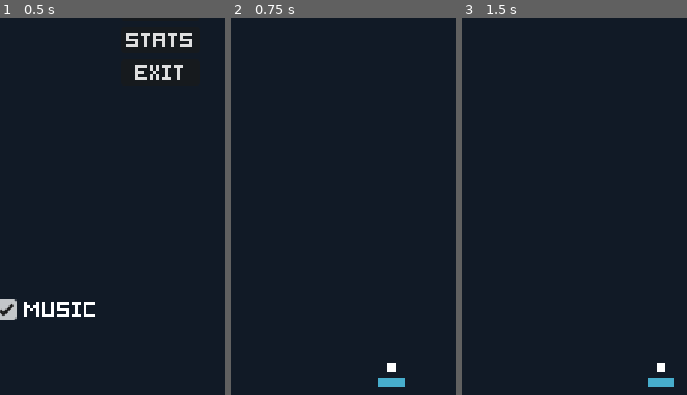
Above: before the commit, frames 1-3 (left to right).
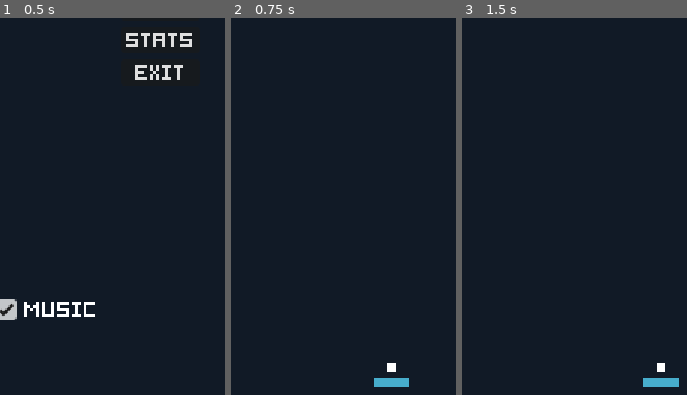
Above: after the commit, the same moments.

Repository: Alexander-Jordan/brick-basher-godot
Game: Godot game, scene res://ui/main_menu/main_menu.tscn
The game is run twice, just before and just after one commit, with the same random seed, the same clock (stepped at 60 frames per second) and the same inputs. Sound files missing from this copy of the repository are replaced by a short silence.
Inputs:
- Up to frame 1 (0.5 s): no input
- Up to frame 2 (0.75 s): click "START" at 0.5 s
- Up to frame 3 (1.5 s): click "RESTART" at 1.25 s
The pictures show only the part of the screen within x 14-64%, y 48-98%; the shares and areas given below are measured in that part.

Frame 1 is identical in both runs. In frame 2, less than 0.1% of the frame differs, in the area x 63-80%, y 95-98%; in frame 3, 0.1%, in the area x 80-97%, y 95-98%.

Commit message:
Change size of paddle to make it more playable, cleanup a bit among resources (sfx and sprites), fix bug that would enable highscore with paddle mode set to DEV, start a new game when clicking anywhere when it's game over, and handle inputs better

Diff:
--- a/entities/ball/ball.gd
+++ b/entities/ball/ball.gd
@@ -31,13 +31,7 @@
 	velocity = direction.normalized()
 	GameManager.game = GameManager.Game.IN_PLAY
 	audio_player_2d.play_audio(bounce_paddle)
-
-	# since clicking on a button, like 'Restart', also trigger a serve
-	# to count the number of times served properly, first wait a little bit
-	# then check if the ball is still in play before counting it as a serve
-	await get_tree().create_timer(0.3).timeout
-	if GameManager.game == GameManager.Game.IN_PLAY:
-		SaveSystem.stats.balls_served_count += 1
+	SaveSystem.stats.balls_served_count += 1
 
 func _physics_process(delta: float) -> void:
 	var collision = move_and_collide(velocity * speed * delta)
--- a/entities/ball/ball.tscn
+++ b/entities/ball/ball.tscn
@@ -1,10 +1,10 @@
 [gd_scene load_steps=7 format=3 uid="uid://b285kd34hr8mu"]
 
 [ext_resource type="Script" path="res://entities/ball/ball.gd" id="1_b35a3"]
-[ext_resource type="Texture2D" uid="uid://u18o7yk120md" path="res://entities/entities_spritesheet.png" id="2_ttk8n"]
 [ext_resource type="AudioStream" uid="uid://b1xvxsdbkb46x" path="res://entities/ball/ball_lost.wav" id="3_6d818"]
 [ext_resource type="Script" path="res://entities/audio_player_2d.gd" id="3_a3uky"]
 [ext_resource type="AudioStream" uid="uid://kxbhkesnmxx5" path="res://entities/ball/bounce.wav" id="3_q6ko3"]
+[ext_resource type="Texture2D" uid="uid://c7jqfw4ktr7uc" path="res://entities/entities_sprite.png" id="4_148qu"]
 
 [sub_resource type="RectangleShape2D" id="RectangleShape2D_0dt8t"]
 size = Vector2(2, 2)
@@ -21,9 +21,9 @@
 shape = SubResource("RectangleShape2D_0dt8t")
 
 [node name="Sprite2D" type="Sprite2D" parent="."]
-texture = ExtResource("2_ttk8n")
+texture = ExtResource("4_148qu")
 region_enabled = true
-region_rect = Rect2(1, 1, 2, 2)
+region_rect = Rect2(0, 0, 2, 2)
 
 [node name="VisibleOnScreenNotifier2D" type="VisibleOnScreenNotifier2D" parent="."]
 rect = Rect2(-1, -1, 2, 2)
--- a/entities/brick/brick.tscn
+++ b/entities/brick/brick.tscn
@@ -1,7 +1,7 @@
 [gd_scene load_steps=4 format=3 uid="uid://cllc7hmitpq3d"]
 
 [ext_resource type="Script" path="res://entities/brick/brick.gd" id="1_mgtre"]
-[ext_resource type="Texture2D" uid="uid://u18o7yk120md" path="res://entities/entities_spritesheet.png" id="2_dhlsy"]
+[ext_resource type="Texture2D" uid="uid://c7jqfw4ktr7uc" path="res://entities/entities_sprite.png" id="2_eo53t"]
 
 [sub_resource type="RectangleShape2D" id="RectangleShape2D_blux0"]
 size = Vector2(6, 2)
@@ -14,6 +14,6 @@
 shape = SubResource("RectangleShape2D_blux0")
 
 [node name="Sprite2D" type="Sprite2D" parent="."]
-texture = ExtResource("2_dhlsy")
+texture = ExtResource("2_eo53t")
 region_enabled = true
-region_rect = Rect2(1, 4, 6, 2)
+region_rect = Rect2(0, 0, 6, 2)
--- a/entities/paddle/paddle.gd
+++ b/entities/paddle/paddle.gd
@@ -1,14 +1,14 @@
 extends CharacterBody2D
 
 enum Width {
-	NORMAL = 6,
-	HARD = 3,
-	DEV = 102,
+	NORMAL = 8,
+	HARD = 6,
+	DEV = 101,
 }
 
 @export var ball:Ball
 
-@onready var animated_sprite_2d: AnimatedSprite2D = $AnimatedSprite2D
+@onready var sprite_2d: Sprite2D = $Sprite2D
 @onready var collision_shape_2d: CollisionShape2D = $CollisionShape2D
 # used to lock the y-position
 @onready var y_position:float = self.position.y
@@ -23,17 +23,21 @@
 		width = w
 		match width:
 			Width.HARD:
-				animated_sprite_2d.scale.x = 0.5
+				sprite_2d.scale.x = 0.5
 			Width.DEV:
-				animated_sprite_2d.scale.x = 17
+				sprite_2d.scale.x = 13
 			_:
-				animated_sprite_2d.scale.x = 1.0
+				sprite_2d.scale.x = 1.0
 		collision_shape_2d.shape.size.x = width
 
 func _ready() -> void:
 	GameManager.mode_changed.connect(func(mode:int): change_size_on_mode_change(mode))
 	if ball:
 		ball.reset_ball.connect(func(): lock_ball = true)
+
+func _unhandled_input(event: InputEvent) -> void:
+	if GameManager.game != GameManager.Game.OVER and event.is_action_pressed('serve'):
+			serve_ball()
 
 func _physics_process(delta: float) -> void:
 	input_pos = get_viewport().get_mouse_position()
@@ -44,8 +48,6 @@
 
 	if lock_ball:
 		lock_ball_to_paddle()
-		if Input.is_action_just_pressed('serve') and GameManager.game != GameManager.Game.OVER:
-			serve_ball()
 
 func lock_ball_to_paddle() -> void:
 	if ball:
--- a/entities/paddle/paddle.tscn
+++ b/entities/paddle/paddle.tscn
@@ -1,37 +1,10 @@
-[gd_scene load_steps=7 format=3 uid="uid://behjioelcim74"]
+[gd_scene load_steps=4 format=3 uid="uid://behjioelcim74"]
 
 [ext_resource type="Script" path="res://entities/paddle/paddle.gd" id="1_id1lx"]
-[ext_resource type="Texture2D" uid="uid://u18o7yk120md" path="res://entities/entities_spritesheet.png" id="2_vj6ks"]
+[ext_resource type="Texture2D" uid="uid://c7jqfw4ktr7uc" path="res://entities/entities_sprite.png" id="2_s3n3j"]
 
 [sub_resource type="RectangleShape2D" id="RectangleShape2D_fl3vy"]
 size = Vector2(6, 2)
-
-[sub_resource type="AtlasTexture" id="AtlasTexture_fo2d8"]
-atlas = ExtResource("2_vj6ks")
-region = Rect2(4, 1, 3, 2)
-
-[sub_resource type="AtlasTexture" id="AtlasTexture_i64b3"]
-atlas = ExtResource("2_vj6ks")
-region = Rect2(1, 4, 6, 2)
-
-[sub_resource type="SpriteFrames" id="SpriteFrames_ar0ay"]
-animations = [{
-"frames": [{
-"duration": 1.0,
-"texture": SubResource("AtlasTexture_fo2d8")
-}],
-"loop": true,
-"name": &"hard",
-"speed": 5.0
-}, {
-"frames": [{
-"duration": 1.0,
-"texture": SubResource("AtlasTexture_i64b3")
-}],
-"loop": true,
-"name": &"normal",
-"speed": 5.0
-}]
 
 [node name="Paddle" type="CharacterBody2D"]
 scale = Vector2(3, 3)
@@ -40,7 +13,7 @@
 [node name="CollisionShape2D" type="CollisionShape2D" parent="."]
 shape = SubResource("RectangleShape2D_fl3vy")
 
-[node name="AnimatedSprite2D" type="AnimatedSprite2D" parent="."]
+[node name="Sprite2D" type="Sprite2D" parent="."]
 modulate = Color(0.278431, 0.678431, 0.8, 1)
-sprite_frames = SubResource("SpriteFrames_ar0ay")
-animation = &"normal"
+texture = ExtResource("2_s3n3j")
+region_rect = Rect2(0, 0, 8, 2)
--- a/scenes/main.tscn
+++ b/scenes/main.tscn
@@ -10,7 +10,7 @@
 [ext_resource type="Script" path="res://entities/brick/brick_resource.gd" id="5_olc8o"]
 [ext_resource type="PackedScene" uid="uid://ckhh8bohuxaf8" path="res://ui/game_ui/game_ui.tscn" id="6_naxe7"]
 [ext_resource type="Script" path="res://entities/audio_player_2d.gd" id="8_7pa1o"]
-[ext_resource type="AudioStream" uid="uid://b2eobhd4fgc88" path="res://entities/brick/brick_destroy_3.wav" id="8_md22t"]
+[ext_resource type="AudioStream" uid="uid://jrktrp8jtdds" path="res://entities/brick/brick_destroy.wav" id="8_md22t"]
 [ext_resource type="PackedScene" uid="uid://bbnkb8an2gw5n" path="res://systems/dev_tools/dev_tools.tscn" id="9_7aptm"]
 [ext_resource type="AudioStream" uid="uid://s8pygt1crtqd" path="res://systems/brick_handler/bricks_reset.wav" id="9_yomhv"]
 
--- a/systems/game_manager/game_manager.gd
+++ b/systems/game_manager/game_manager.gd
@@ -34,6 +34,7 @@
 			score = 0
 			highscore = false
 			brick_streak = 0
+			mode = Mode.NORMAL
 var mode:int = Mode.NORMAL :
 	set(m):
 		if mode == m:
@@ -82,6 +83,10 @@
 		if dev_mode_enabled:
 			SaveSystem.is_score_saveable = false
 
+func _unhandled_input(event: InputEvent) -> void:
+	if game == Game.OVER and event.is_action_pressed('serve'):
+		game = Game.NEW
+
 signal brick_streak_changed(brick_streak:int)
 signal ball_speed_changed(speed:int)
 signal mode_changed(mode:int)
--- a/ui/game_ui/game_ui.tscn
+++ b/ui/game_ui/game_ui.tscn
@@ -16,6 +16,7 @@
 grow_vertical = 2
 size_flags_horizontal = 3
 size_flags_vertical = 3
+mouse_filter = 1
 theme = ExtResource("1_8e07f")
 script = ExtResource("2_3o7bp")
 audio_game_over = ExtResource("3_8ojhj")
@@ -66,6 +67,7 @@
 visible = false
 layout_mode = 2
 size_flags_vertical = 3
+mouse_filter = 1
 
 [node name="VBoxContainer" type="VBoxContainer" parent="VBoxContainer/end_screen"]
 layout_mode = 1
Not shown, removed: entities/ball/bounce_2.wav.import
Not shown, removed: entities/ball/bounce_brick.wav.import
Not shown, removed: entities/ball/bounce_brick_2.wav.import
Not shown, removed: entities/ball/bounce_paddle.wav.import
Not shown, removed: entities/ball/bounce_wall.wav.import
Not shown, changed: entities/brick/brick_destroy.wav.import
Not shown, removed: entities/brick/brick_destroy_2.wav.import
Not shown, removed: entities/brick/brick_destroy_3.wav.import
Binary file added: entities/entities_sprite.png
Not shown, changed: entities/entities_sprite.png.import
Binary file removed: entities/entities_spritesheet.png
Not shown, removed: entities/ball/bounce_2.wav
(and 7 more such lines)
